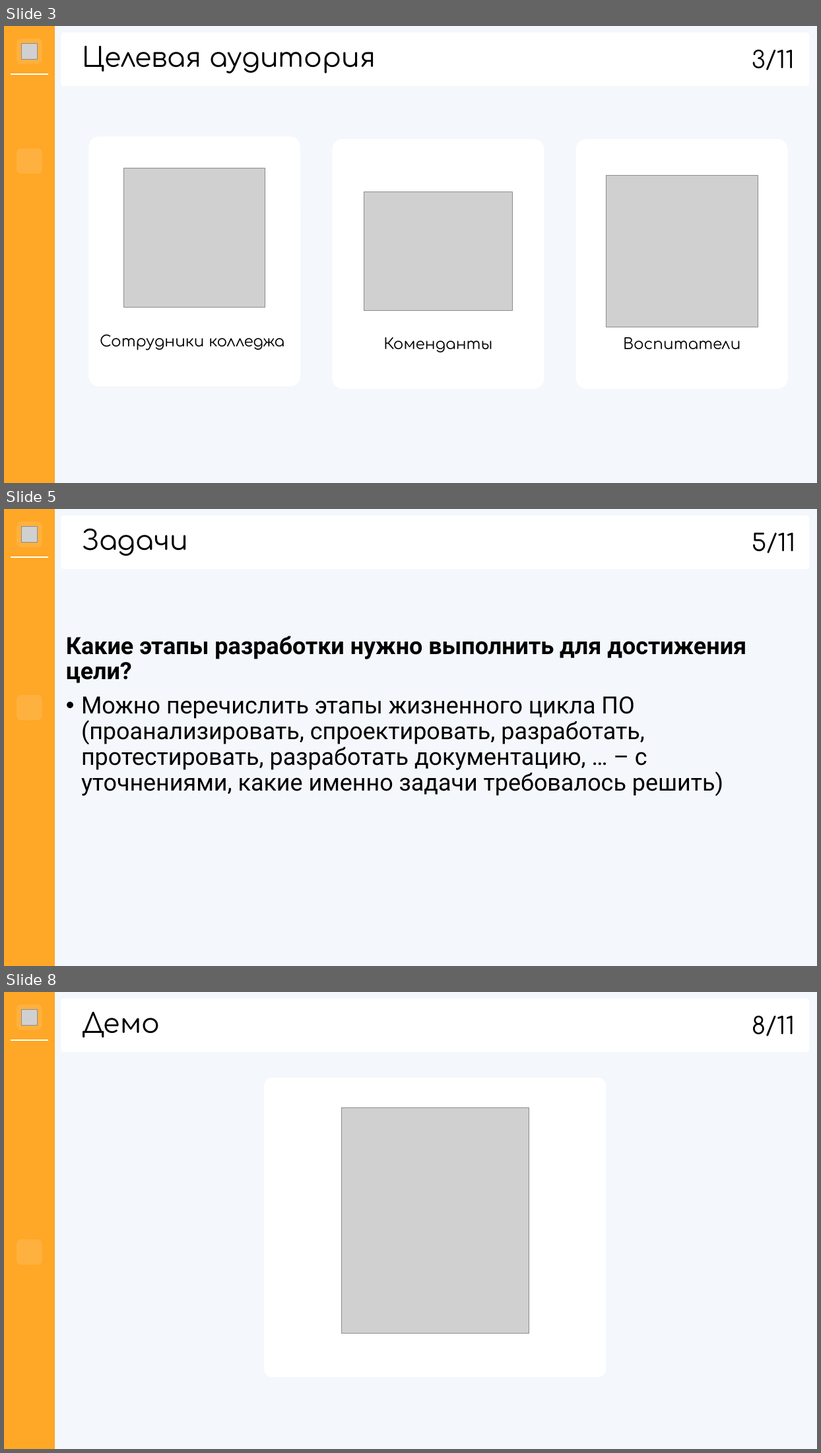
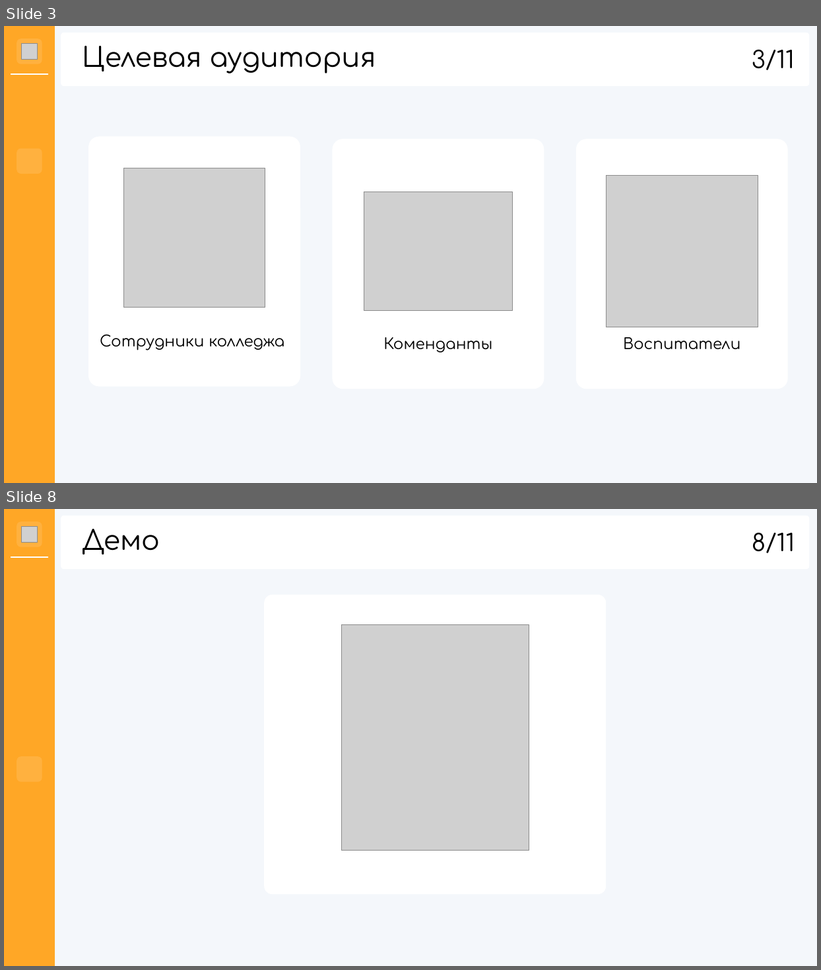
Before and after one commit to hhallva/cmdnt-website, a slide deck: КП/Презентация/Презентация.pptx. Shown one above the other, each under a label of ours: slides 3, 5 and 8 before the commit, slides 3 and 8 after it; the slides between them are not shown. The pictures are 821x1453 and 821x970 pixels, drawn with LibreOffice and Linux fonts; fonts in the diff are those of the drawing; grey boxes stand for pictures; background and template pictures are left out. Boxes give left, top, right and bottom in pixels: in the first picture for what was removed or moved away, otherwise in the second. Text is boxed around its words. In the diff, an @@ line names an element or a change of style, - is before the commit and + after.

```diff
--- a/КП/Презентация/Презентация.pptx
+++ b/КП/Презентация/Презентация.pptx
@@ slide 5 removed at (4,509,817,966), background #F4F7FB @@
@@ rectangle removed at (4,509,55,966) @@
@@ rounded rectangle removed at (17,522,42,547) @@
@@ picture removed at (22,527,38,543) @@
@@ rounded rectangle removed at (61,516,809,569) @@
@@ title removed at (82,528,188,556) @@
-Задачи
@@ text removed at (752,533,795,553) @@
-5/11
@@ line removed from (11, 557) to (48, 557) @@
@@ text removed at (66,636,746,796) @@
-Какие этапы разработки нужно выполнить для достижения цели?
-• Можно перечислить этапы жизненного цикла ПО (проанализировать, спроектировать, разработать, протестировать, разработать документацию, … – с уточнениями, какие именно задачи требовалось решить)
@@ rounded rectangle removed at (17,695,42,721) @@
```
Also in this commit, not shown: 5 slides changed, 1 slide added.
